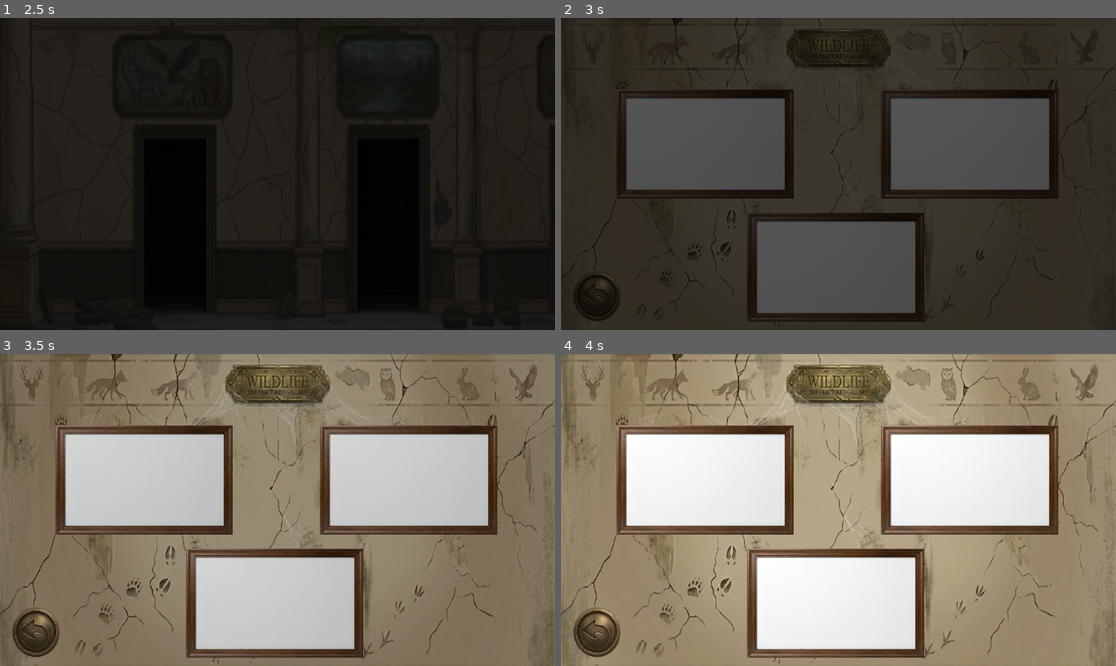
Above: before the commit, frames 1-4 (two rows, left to right).
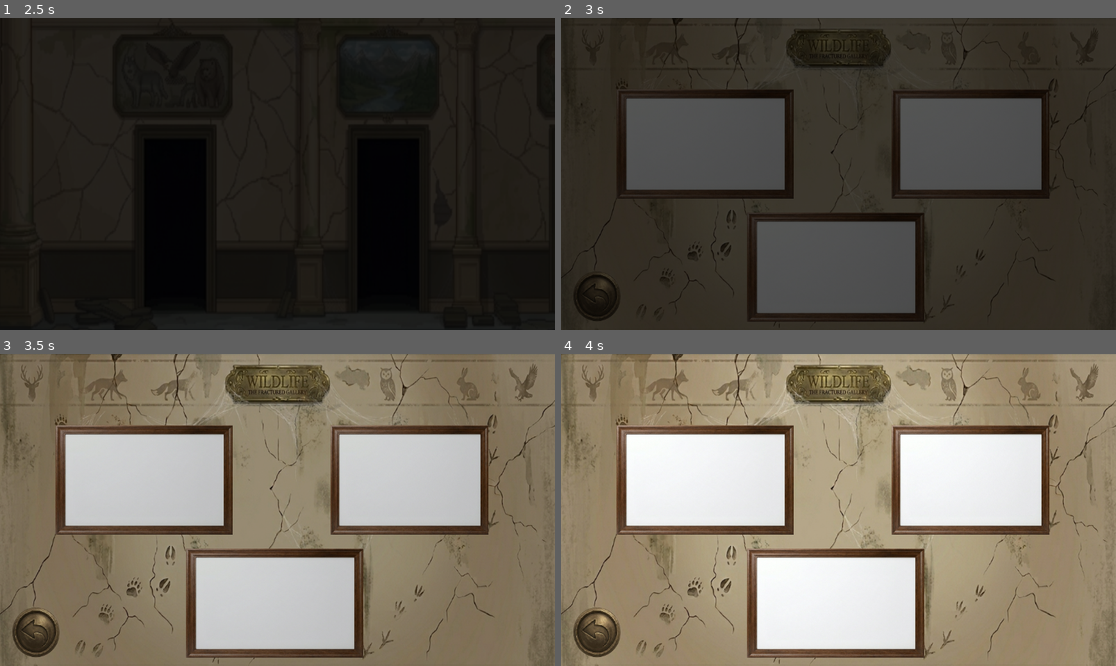
Above: after the commit, the same moments.

Repository: Pablitodmd-Dev/Hidden-Gallery
Game: Godot game, scene res://scenes/ui/MainMenu.tscn
Two runs of this game, one before a commit and one after it. Both use one fixed random seed, a clock stepped at 60 frames per second and the inputs below. The project has no main scene, so this scene is started directly. Sound files missing from this copy of the repository are replaced by a short silence.
Inputs (mouse positions are in pixels of both pictures, inside the frame that each line leads up to):
- Up to frame 1 (2.5 s): click (277, 164) at 0.5 s; drag from (166, 239) to (382, 239) at 1.27 s; drag from (388, 236) to (199, 236) at 2.02 s
- Up to frame 2 (3 s): click (594, 295) at 2.75 s
- Up to frame 3 (3.5 s): no input
- Up to frame 4 (4 s): click (594, 631) at 3.5 s

Frame 1 is identical in both runs. In frame 2, 1.7% of the frame differs, in the area x 57-90%, y 22-58%; in frame 3, 2.2%; in frame 4, 2.2%.
Error in both runs: Cannot call method 'change_scene_to_file' on a null value. (res://scripts/Rooms/principal_room.gd:37)

Commit message:
CompletedCharts Created and Assigned to rooms

Diff:
--- a/scenes/Rooms/AnimalsRoom.tscn
+++ b/scenes/Rooms/AnimalsRoom.tscn
@@ -6,9 +6,15 @@
 [ext_resource type="Texture2D" uid="uid://bpp2mqryhoh3j" path="res://assets/Rooms/Buttons/BackButton.png" id="3_2xhq2"]
 [ext_resource type="AudioStream" uid="uid://b8th7lsb5ktve" path="res://assets/Sounds/sfx/NormalSteps.wav" id="5_y6m8h"]
 [ext_resource type="Texture2D" uid="uid://cbe5pkfai7hhc" path="res://assets/PaintingChart/PaintingChart.png" id="6_57udg"]
+[ext_resource type="PackedScene" uid="uid://dbqhvhasufcue" path="res://scenes/RoomsCompleteCharts/Animal1ChartComplete.tscn" id="7_qvk1k"]
+[ext_resource type="PackedScene" uid="uid://dlopdwnyusnos" path="res://scenes/RoomsCompleteCharts/Animal2ChartComplete.tscn" id="8_wk36f"]
+[ext_resource type="PackedScene" uid="uid://dv4cexagppu80" path="res://scenes/RoomsCompleteCharts/Animal3ChartComplete.tscn" id="9_wk36f"]
+
+[sub_resource type="RectangleShape2D" id="RectangleShape2D_7lqto"]
+size = Vector2(365, 224)
 
 [sub_resource type="RectangleShape2D" id="RectangleShape2D_s27vk"]
-size = Vector2(362.5, 222.5)
+size = Vector2(323, 222.5)
 
 [sub_resource type="Animation" id="Animation_hgwkw"]
 length = 0.001
@@ -133,23 +139,31 @@
 scale = Vector2(0.35783836, 0.34923077)
 texture = ExtResource("6_57udg")
 
-[node name="CollisionShape2D" type="CollisionShape2D" parent="AnimalChart1" unique_id=1052224759]
-position = Vector2(300.75, 262.75)
-shape = SubResource("RectangleShape2D_s27vk")
-debug_color = Color(0.593101, 0.5399531, 0.22091404, 0.41960785)
+[node name="CollisionShape2D" type="CollisionShape2D" parent="AnimalChart1" unique_id=1956279679]
+position = Vector2(301.5, 262)
+shape = SubResource("RectangleShape2D_7lqto")
+debug_color = Color(0.49301744, 0.57743245, 0.25047716, 0.41960785)
+
+[node name="Animal1ChartComplete" parent="." unique_id=511959938 instance=ExtResource("7_qvk1k")]
+visible = false
+position = Vector2(300, 264)
 
 [node name="AnimalChart2" type="Area2D" parent="." unique_id=150093578]
 position = Vector2(547, 0)
 
 [node name="Chart" type="Sprite2D" parent="AnimalChart2" unique_id=1919220515]
-position = Vector2(301, 262)
-scale = Vector2(0.35783836, 0.34923077)
+position = Vector2(303.00006, 262)
+scale = Vector2(0.31937686, 0.34923077)
 texture = ExtResource("6_57udg")
 
 [node name="CollisionShape2D" type="CollisionShape2D" parent="AnimalChart2" unique_id=1784211004]
-position = Vector2(300.75, 262.75)
+position = Vector2(304.5, 262.75)
 shape = SubResource("RectangleShape2D_s27vk")
 debug_color = Color(0.3107405, 0.601835, 0.5065978, 0.41960785)
+
+[node name="Animal2ChartComplete" parent="." unique_id=2087874040 instance=ExtResource("8_wk36f")]
+visible = false
+position = Vector2(849, 263)
 
 [node name="AnimalChart3" type="Area2D" parent="." unique_id=62094558]
 position = Vector2(269, 256)
@@ -164,6 +178,10 @@
 shape = SubResource("RectangleShape2D_s27vk")
 debug_color = Color(0.6843991, 0.4383592, 0.6531308, 0.41960785)
 
+[node name="Animal3ChartComplete" parent="." unique_id=1110276034 instance=ExtResource("9_wk36f")]
+visible = false
+position = Vector2(570, 518)
+
 [node name="ColorRect" type="ColorRect" parent="." unique_id=247799214]
 visible = false
 layout_mode = 0
--- a/scenes/Rooms/FlowerRoom.tscn
+++ b/scenes/Rooms/FlowerRoom.tscn
@@ -6,9 +6,11 @@
 [ext_resource type="Texture2D" uid="uid://bpp2mqryhoh3j" path="res://assets/Rooms/Buttons/BackButton.png" id="3_h0ggu"]
 [ext_resource type="AudioStream" uid="uid://b8th7lsb5ktve" path="res://assets/Sounds/sfx/NormalSteps.wav" id="5_cdm5a"]
 [ext_resource type="Texture2D" uid="uid://cbe5pkfai7hhc" path="res://assets/PaintingChart/PaintingChart.png" id="6_obvqg"]
+[ext_resource type="PackedScene" uid="uid://ujkikwuluwfr" path="res://scenes/RoomsCompleteCharts/Flora1ChartComplete.tscn" id="7_l0ldu"]
+[ext_resource type="PackedScene" uid="uid://bfkh4clvmccls" path="res://scenes/RoomsCompleteCharts/Flora2ChartComplete.tscn" id="8_3loty"]
 
 [sub_resource type="RectangleShape2D" id="RectangleShape2D_l0ldu"]
-size = Vector2(362.5, 222.5)
+size = Vector2(274, 351)
 
 [sub_resource type="Animation" id="Animation_hgwkw"]
 length = 0.001
@@ -125,31 +127,39 @@
 stream = ExtResource("5_cdm5a")
 volume_db = -10.0
 
-[node name="AnimalChart1" type="Area2D" parent="." unique_id=1557386089]
-position = Vector2(-56, -14)
+[node name="FloralChart1" type="Area2D" parent="." unique_id=1557386089]
+position = Vector2(-61, -8)
 
-[node name="Chart" type="Sprite2D" parent="AnimalChart1" unique_id=1511119670]
-position = Vector2(301, 262)
-scale = Vector2(0.35783836, 0.34923077)
+[node name="Chart" type="Sprite2D" parent="FloralChart1" unique_id=1511119670]
+position = Vector2(330.5, 325.25)
+scale = Vector2(0.26971763, 0.54384613)
 texture = ExtResource("6_obvqg")
 
-[node name="CollisionShape2D" type="CollisionShape2D" parent="AnimalChart1" unique_id=812874325]
-position = Vector2(300.75, 262.75)
+[node name="CollisionShape2D" type="CollisionShape2D" parent="FloralChart1" unique_id=812874325]
+position = Vector2(331, 326.25)
 shape = SubResource("RectangleShape2D_l0ldu")
 debug_color = Color(0.593101, 0.5399531, 0.22091404, 0.41960785)
 
-[node name="AnimalChart2" type="Area2D" parent="." unique_id=410569256]
-position = Vector2(627, 217)
+[node name="Flora1ChartComplete" parent="." unique_id=555461130 instance=ExtResource("7_l0ldu")]
+visible = false
+position = Vector2(273, 311)
 
-[node name="Chart" type="Sprite2D" parent="AnimalChart2" unique_id=23744597]
-position = Vector2(301, 262)
-scale = Vector2(0.35783836, 0.34923077)
+[node name="FloralChart2" type="Area2D" parent="." unique_id=410569256]
+position = Vector2(627, 207)
+
+[node name="Chart" type="Sprite2D" parent="FloralChart2" unique_id=23744597]
+position = Vector2(301.5, 236.5)
+scale = Vector2(0.26582277, 0.54923075)
 texture = ExtResource("6_obvqg")
 
-[node name="CollisionShape2D" type="CollisionShape2D" parent="AnimalChart2" unique_id=2061269854]
-position = Vector2(300.75, 262.75)
+[node name="CollisionShape2D" type="CollisionShape2D" parent="FloralChart2" unique_id=2061269854]
+position = Vector2(300.75, 236.5)
 shape = SubResource("RectangleShape2D_l0ldu")
 debug_color = Color(0.3107405, 0.601835, 0.5065978, 0.41960785)
+
+[node name="Flora2ChartComplete" parent="." unique_id=549599049 instance=ExtResource("8_3loty")]
+visible = false
+position = Vector2(928, 446)
 
 [node name="AnimationPlayer" type="AnimationPlayer" parent="." unique_id=1700323716]
 libraries/ = SubResource("AnimationLibrary_obvqg")
--- a/scenes/Rooms/LandscapeRoom.tscn
+++ b/scenes/Rooms/LandscapeRoom.tscn
@@ -6,6 +6,8 @@
 [ext_resource type="Texture2D" uid="uid://bpp2mqryhoh3j" path="res://assets/Rooms/Buttons/BackButton.png" id="3_dim0j"]
 [ext_resource type="AudioStream" uid="uid://b8th7lsb5ktve" path="res://assets/Sounds/sfx/NormalSteps.wav" id="5_sj86m"]
 [ext_resource type="Texture2D" uid="uid://cbe5pkfai7hhc" path="res://assets/PaintingChart/PaintingChart.png" id="6_dma2u"]
+[ext_resource type="PackedScene" uid="uid://145bj15hbu6t" path="res://scenes/RoomsCompleteCharts/Landscape1ChartComplete.tscn" id="7_7wppx"]
+[ext_resource type="PackedScene" uid="uid://by1e3qclwf2pa" path="res://scenes/RoomsCompleteCharts/Landscape2ChartComplete.tscn" id="8_jjr7l"]
 
 [sub_resource type="RectangleShape2D" id="RectangleShape2D_fe37w"]
 size = Vector2(362.5, 222.5)
@@ -125,31 +127,39 @@
 stream = ExtResource("5_sj86m")
 volume_db = -10.0
 
-[node name="AnimalChart1" type="Area2D" parent="." unique_id=1080176408]
+[node name="FlowerChart1" type="Area2D" parent="." unique_id=1080176408]
 position = Vector2(-24, 18)
 
-[node name="Chart" type="Sprite2D" parent="AnimalChart1" unique_id=1379220742]
+[node name="Chart" type="Sprite2D" parent="FlowerChart1" unique_id=1379220742]
 position = Vector2(301, 262)
 scale = Vector2(0.35783836, 0.34923077)
 texture = ExtResource("6_dma2u")
 
-[node name="CollisionShape2D" type="CollisionShape2D" parent="AnimalChart1" unique_id=1906157905]
+[node name="CollisionShape2D" type="CollisionShape2D" parent="FlowerChart1" unique_id=1906157905]
 position = Vector2(300.75, 262.75)
 shape = SubResource("RectangleShape2D_fe37w")
 debug_color = Color(0.593101, 0.5399531, 0.22091404, 0.41960785)
 
-[node name="AnimalChart2" type="Area2D" parent="." unique_id=1219781723]
+[node name="Landscape1ChartComplete" parent="." unique_id=1675121758 instance=ExtResource("7_7wppx")]
+visible = false
+position = Vector2(278, 282)
+
+[node name="FlowerChart2" type="Area2D" parent="." unique_id=1219781723]
 position = Vector2(593, 210)
 
-[node name="Chart" type="Sprite2D" parent="AnimalChart2" unique_id=1003465723]
+[node name="Chart" type="Sprite2D" parent="FlowerChart2" unique_id=1003465723]
 position = Vector2(301, 262)
 scale = Vector2(0.35783836, 0.34923077)
 texture = ExtResource("6_dma2u")
 
-[node name="CollisionShape2D" type="CollisionShape2D" parent="AnimalChart2" unique_id=1752360114]
+[node name="CollisionShape2D" type="CollisionShape2D" parent="FlowerChart2" unique_id=1752360114]
 position = Vector2(300.75, 262.75)
 shape = SubResource("RectangleShape2D_fe37w")
 debug_color = Color(0.3107405, 0.601835, 0.5065978, 0.41960785)
+
+[node name="Landscape2ChartComplete" parent="." unique_id=1252205331 instance=ExtResource("8_jjr7l")]
+visible = false
+position = Vector2(893, 473)
 
 [node name="ColorRect" type="ColorRect" parent="." unique_id=1254796533]
 visible = false
--- /dev/null
+++ b/scenes/RoomsCompleteCharts/Animal1ChartComplete.tscn
@@ -0,0 +1,15 @@
+[gd_scene format=3 uid="uid://dbqhvhasufcue"]
+
+[ext_resource type="Texture2D" uid="uid://cbe5pkfai7hhc" path="res://assets/PaintingChart/PaintingChart.png" id="1_67vwe"]
+[ext_resource type="Texture2D" uid="uid://dfstdfv7skr4i" path="res://assets/Paintings/Animal1.png" id="2_5i34o"]
+
+[node name="Animal1ChartComplete" type="Node2D" unique_id=511959938]
+
+[node name="Chart" type="Sprite2D" parent="." unique_id=240546063]
+scale = Vector2(0.35783836, 0.34923077)
+texture = ExtResource("1_67vwe")
+
+[node name="Sprite2D" type="Sprite2D" parent="." unique_id=101577879]
+position = Vector2(1.3749943, -1.3750076)
+scale = Vector2(0.35314137, 0.25457516)
+texture = ExtResource("2_5i34o")
--- /dev/null
+++ b/scenes/RoomsCompleteCharts/Animal2ChartComplete.tscn
@@ -0,0 +1,16 @@
+[gd_scene format=3 uid="uid://dlopdwnyusnos"]
+
+[ext_resource type="Texture2D" uid="uid://cbe5pkfai7hhc" path="res://assets/PaintingChart/PaintingChart.png" id="1_fcbvc"]
+[ext_resource type="Texture2D" uid="uid://rxhd2unb5qx8" path="res://assets/Paintings/Animal2.png" id="2_fcbvc"]
+
+[node name="Animal1ChartComplete" type="Node2D" unique_id=511959938]
+
+[node name="Chart" type="Sprite2D" parent="." unique_id=240546063]
+position = Vector2(1.04904175e-05, 0)
+scale = Vector2(0.3174294, 0.34923077)
+texture = ExtResource("1_fcbvc")
+
+[node name="Sprite2D" type="Sprite2D" parent="." unique_id=101577879]
+position = Vector2(0.8246036, -0.49999887)
+scale = Vector2(0.34596586, 0.24967322)
+texture = ExtResource("2_fcbvc")
--- /dev/null
+++ b/scenes/RoomsCompleteCharts/Animal3ChartComplete.tscn
@@ -0,0 +1,15 @@
+[gd_scene format=3 uid="uid://dv4cexagppu80"]
+
+[ext_resource type="Texture2D" uid="uid://cbe5pkfai7hhc" path="res://assets/PaintingChart/PaintingChart.png" id="1_ixqd2"]
+[ext_resource type="Texture2D" uid="uid://kncv0rf2syc1" path="res://assets/Paintings/Animal3.png" id="2_ixqd2"]
+
+[node name="Animal3ChartComplete" type="Node2D" unique_id=511959938]
+
+[node name="Chart" type="Sprite2D" parent="." unique_id=464889513]
+scale = Vector2(0.35783836, 0.34923077)
+texture = ExtResource("1_ixqd2")
+
+[node name="Image" type="Sprite2D" parent="." unique_id=1481254981]
+position = Vector2(0.5000007, -0.50000906)
+scale = Vector2(0.31634614, 0.2470588)
+texture = ExtResource("2_ixqd2")
--- /dev/null
+++ b/scenes/RoomsCompleteCharts/Flora1ChartComplete.tscn
@@ -0,0 +1,16 @@
+[gd_scene format=3 uid="uid://ujkikwuluwfr"]
+
+[ext_resource type="Texture2D" uid="uid://cbe5pkfai7hhc" path="res://assets/PaintingChart/PaintingChart.png" id="1_bwg7i"]
+[ext_resource type="Texture2D" uid="uid://bcmwvkxvmxajm" path="res://assets/Paintings/flower1.png" id="2_wg13f"]
+
+[node name="Flora1ChartComplete" type="Node2D" unique_id=555461130]
+
+[node name="Chart" type="Sprite2D" parent="." unique_id=2130427221]
+position = Vector2(-5.722046e-06, -4.0000076)
+scale = Vector2(0.26874393, 0.5538461)
+texture = ExtResource("1_bwg7i")
+
+[node name="Image" type="Sprite2D" parent="." unique_id=1751984926]
+position = Vector2(0.4999922, -4.000007)
+scale = Vector2(0.40961853, 0.39477125)
+texture = ExtResource("2_wg13f")
--- /dev/null
+++ b/scenes/RoomsCompleteCharts/Flora2ChartComplete.tscn
@@ -0,0 +1,16 @@
+[gd_scene format=3 uid="uid://bfkh4clvmccls"]
+
+[ext_resource type="Texture2D" uid="uid://cbe5pkfai7hhc" path="res://assets/PaintingChart/PaintingChart.png" id="1_4v2gj"]
+[ext_resource type="Texture2D" uid="uid://du3fkbj4tt82u" path="res://assets/Paintings/flower2.png" id="2_4v2gj"]
+
+[node name="Flora2ChartComplete" type="Node2D" unique_id=555461130]
+
+[node name="Chart" type="Sprite2D" parent="." unique_id=2130427221]
+position = Vector2(-5.722046e-06, -4.0000076)
+scale = Vector2(0.26874393, 0.5538461)
+texture = ExtResource("1_4v2gj")
+
+[node name="Image" type="Sprite2D" parent="." unique_id=1751984926]
+position = Vector2(-0.50000787, -4.000007)
+scale = Vector2(0.40961853, 0.39477125)
+texture = ExtResource("2_4v2gj")
--- /dev/null
+++ b/scenes/RoomsCompleteCharts/Landscape1ChartComplete.tscn
@@ -0,0 +1,15 @@
+[gd_scene format=3 uid="uid://145bj15hbu6t"]
+
+[ext_resource type="Texture2D" uid="uid://cbe5pkfai7hhc" path="res://assets/PaintingChart/PaintingChart.png" id="1_pqjf1"]
+[ext_resource type="Texture2D" uid="uid://dnj3mg1cg1oe3" path="res://assets/Paintings/landscape1.png" id="2_8kg2k"]
+
+[node name="Landscape1ChartComplete" type="Node2D" unique_id=1675121758]
+
+[node name="Chart" type="Sprite2D" parent="." unique_id=669805625]
+scale = Vector2(0.35783836, 0.34923077)
+texture = ExtResource("1_pqjf1")
+
+[node name="Image" type="Sprite2D" parent="." unique_id=152231176]
+position = Vector2(0.5000062, -0.50000525)
+scale = Vector2(0.27416667, 0.25915876)
+texture = ExtResource("2_8kg2k")
--- /dev/null
+++ b/scenes/RoomsCompleteCharts/Landscape2ChartComplete.tscn
@@ -0,0 +1,15 @@
+[gd_scene format=3 uid="uid://by1e3qclwf2pa"]
+
+[ext_resource type="Texture2D" uid="uid://cbe5pkfai7hhc" path="res://assets/PaintingChart/PaintingChart.png" id="1_npepi"]
+[ext_resource type="Texture2D" uid="uid://cbp31mgdtfy6n" path="res://assets/Paintings/landscape2.png" id="2_npepi"]
+
+[node name="Landscape2ChartComplete" type="Node2D" unique_id=1675121758]
+
+[node name="Chart" type="Sprite2D" parent="." unique_id=669805625]
+scale = Vector2(0.35783836, 0.34923077)
+texture = ExtResource("1_npepi")
+
+[node name="Image" type="Sprite2D" parent="." unique_id=152231176]
+position = Vector2(0.50000435, -1.001358e-05)
+scale = Vector2(0.41125, 0.35120144)
+texture = ExtResource("2_npepi")
